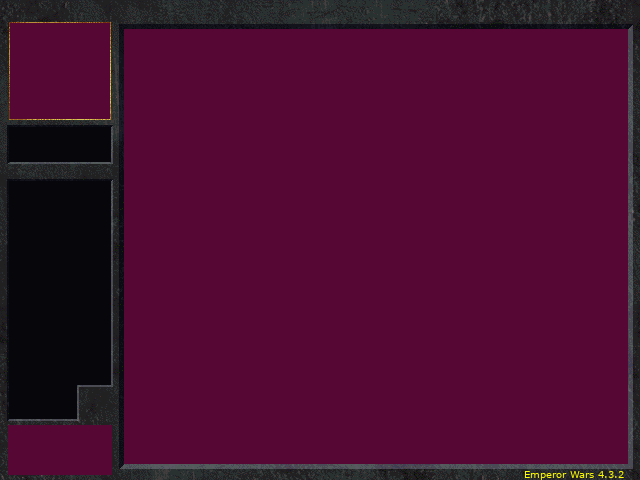
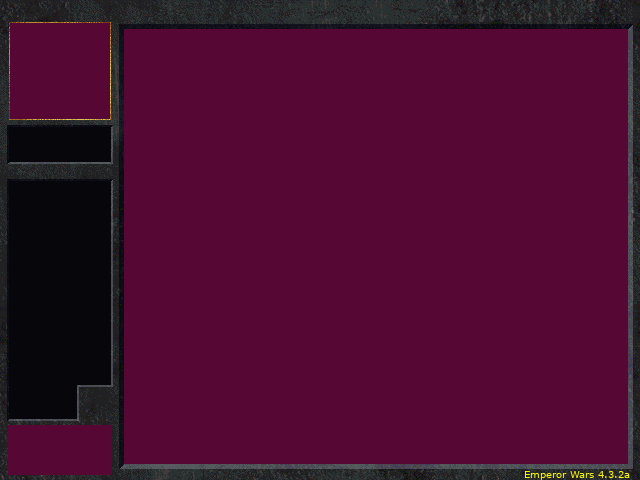
Layered file, before and after one edit (640 × 480). Changes by layer:
renamed "Emperor Wars 4.3.2" to "Emperor Wars 4.3.2a", painted on it over [624, 473, 630, 478]
